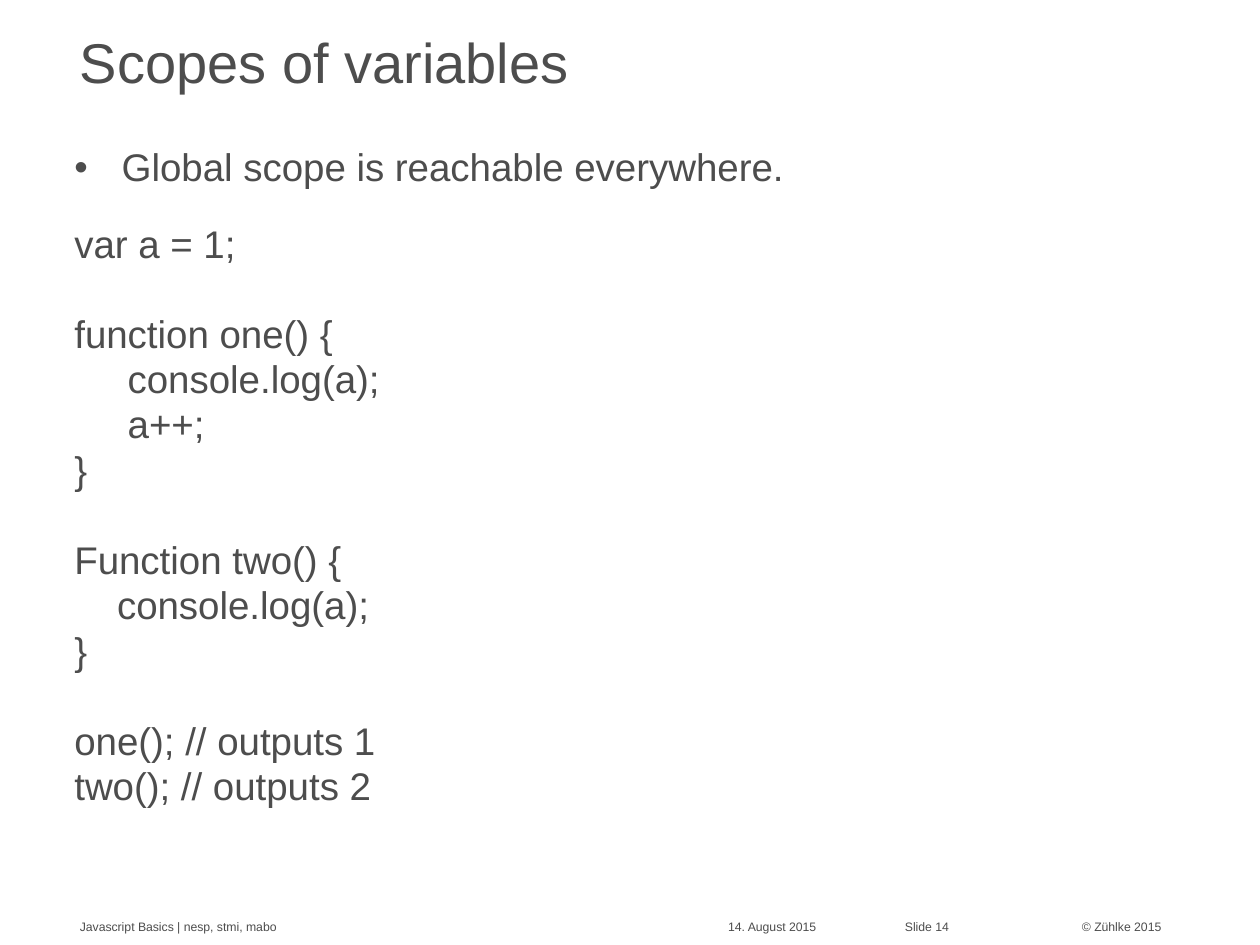
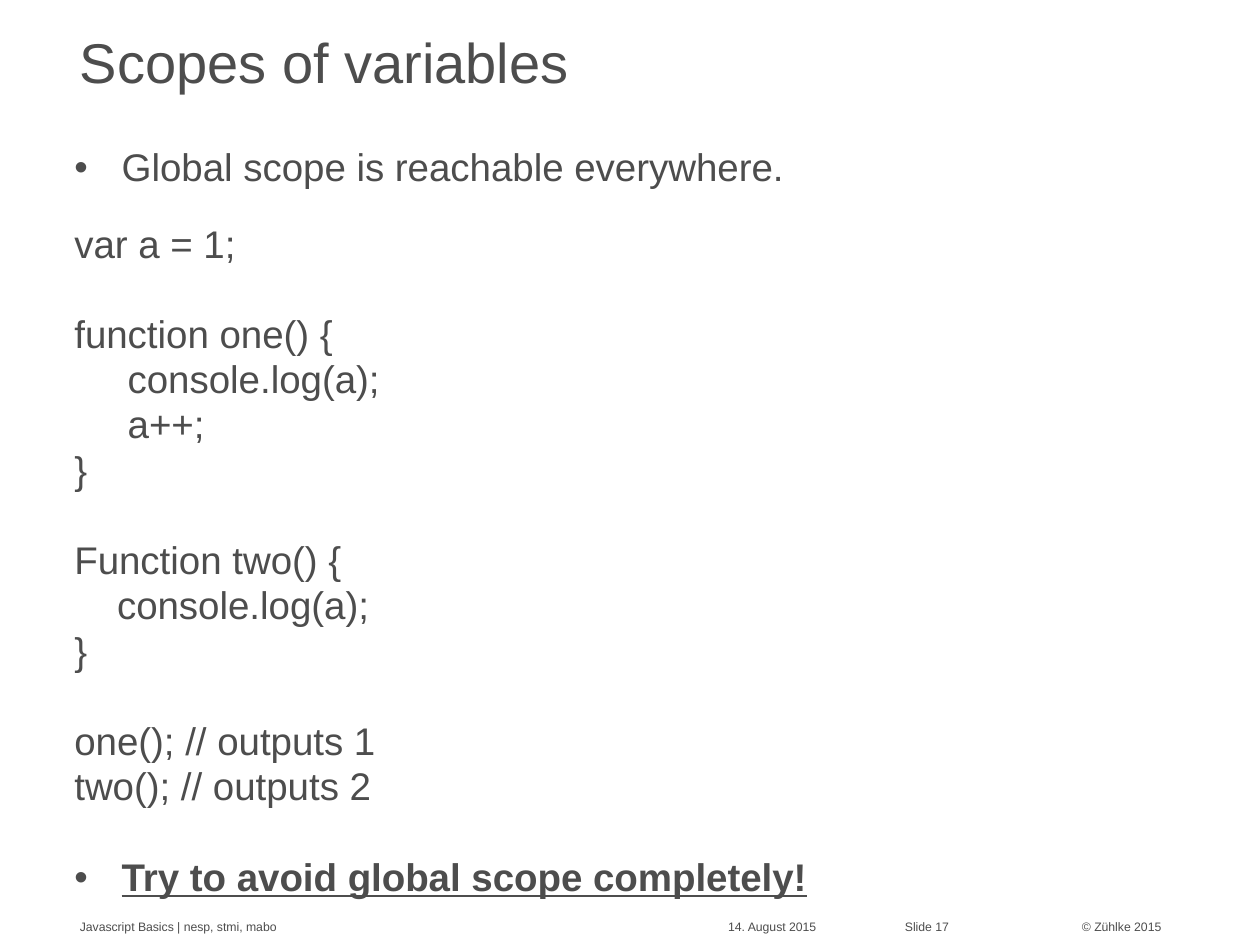
Before and after one commit to Zuehlke/security-onboarding, a slide deck: slide 17 of javascript_basics/Javascript Basics - basics.pptx (slide 14 before the commit). Drawn at 1260x945 pixels with LibreOffice and Linux fonts; fonts in the diff are those of the drawing. Boxes give left, top, right and bottom in pixels: in the first picture for what was removed or moved away, otherwise in the second. Text is boxed around its words. In the diff, an @@ line names an element or a change of style, - is before the commit and + after.

```diff
--- a/javascript_basics/Javascript Basics - basics.pptx
+++ b/javascript_basics/Javascript Basics - basics.pptx
@@ text at (122,863,806,899): paragraph added @@
+• Try to avoid global scope completely!
@@ page number at (905,922,949,931): text changed @@
-Slide 14
+Slide 17
```
Also in this commit, not shown: 7 other slides changed, 4 slides added.
